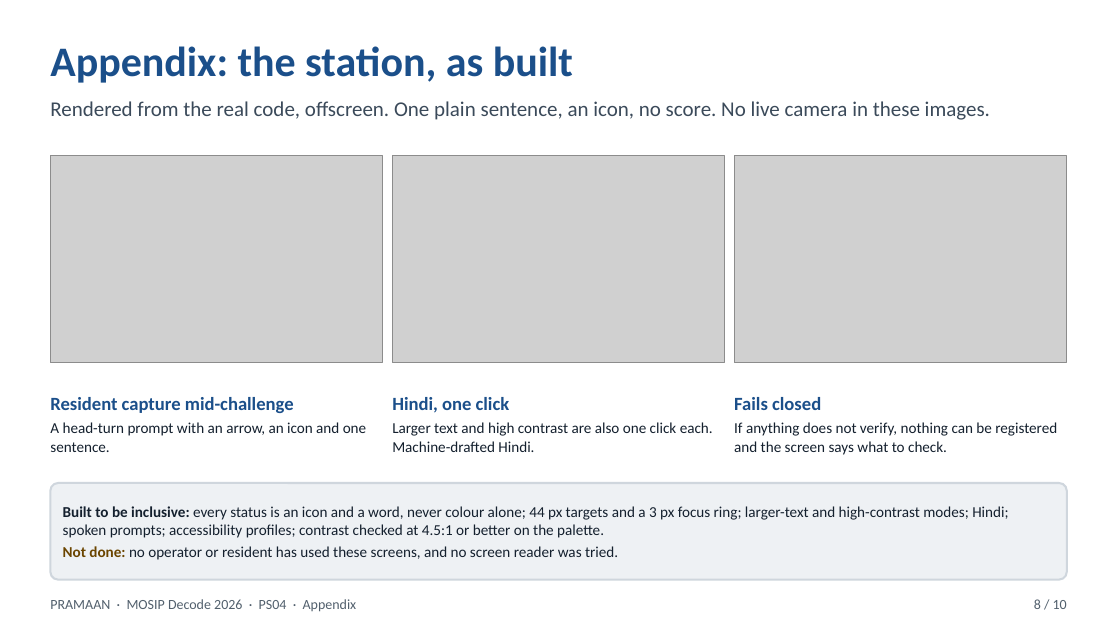
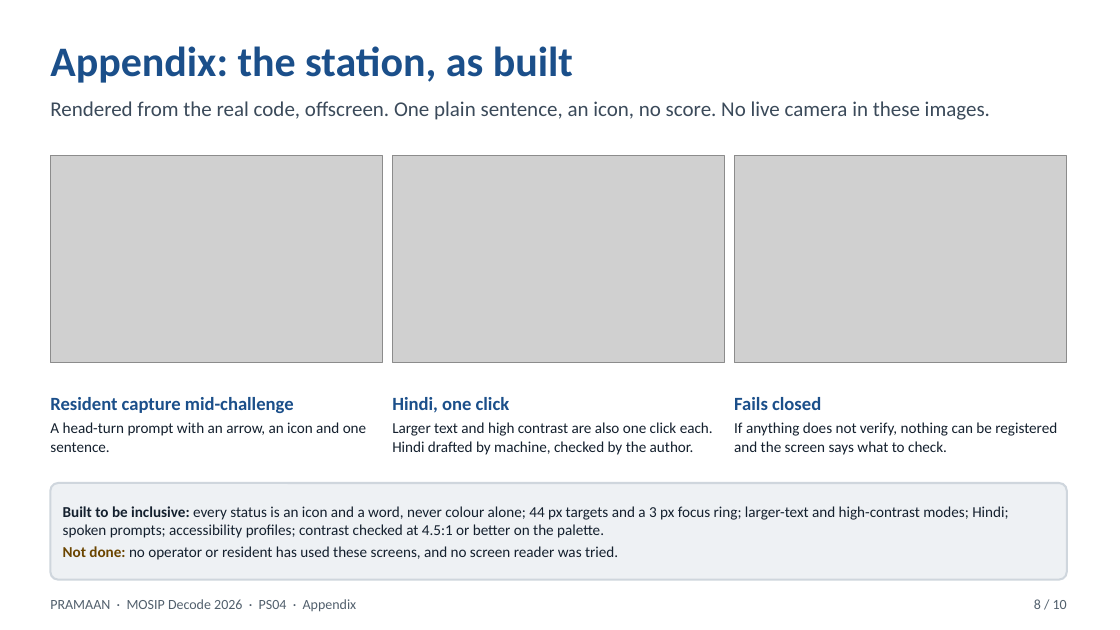
Before and after one commit to GargBhavya-tech/pramaan, a slide deck: slide 8 of docs/submission/PRAMAAN-pitch-full-10slides.pptx. Drawn at 1120x630 pixels with LibreOffice and Linux fonts; fonts in the diff are those of the drawing; grey boxes stand for pictures. Boxes give left, top, right and bottom in pixels: in the first picture for what was removed or moved away, otherwise in the second. Text is boxed around its words. In the diff, an @@ line names an element or a change of style, - is before the commit and + after.

Commit message:
Registration Client patch (four hooks), on-device benchmark test, flash-challenge GIF, Hindi checked by the author, R-03 reasoning
- integration/registration-client: a patch against MOSIP registration-client 1.2.0.2 for P1 to P4; the services module compiles with it, it has not run in the real client
- Android: OnDeviceBenchmarkTest measures per-frame latency and accelerator parity on a phone (compiles; not yet run on a device)
- docs/media/flash-challenge.gif rendered from the real flash run log
- Hindi text marked as checked by the author in the UI, docs, decks and claim sheet
- red-team log: why residents are not covered by the R-03 rule yet

```diff
--- a/docs/submission/PRAMAAN-pitch-full-10slides.pptx
+++ b/docs/submission/PRAMAAN-pitch-full-10slides.pptx
@@ text at [392,422,713,455]: text changed @@
-Larger text and high contrast are also one click each. Machine-drafted Hindi.
+Larger text and high contrast are also one click each. Hindi drafted by machine, checked by the author.
```
Also in this commit, not shown: 21 other files.
